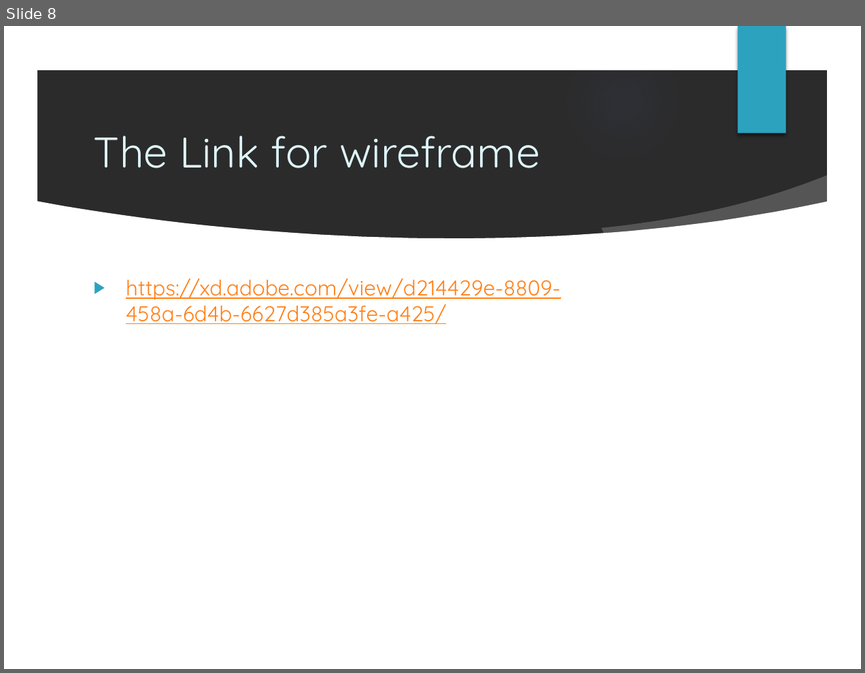
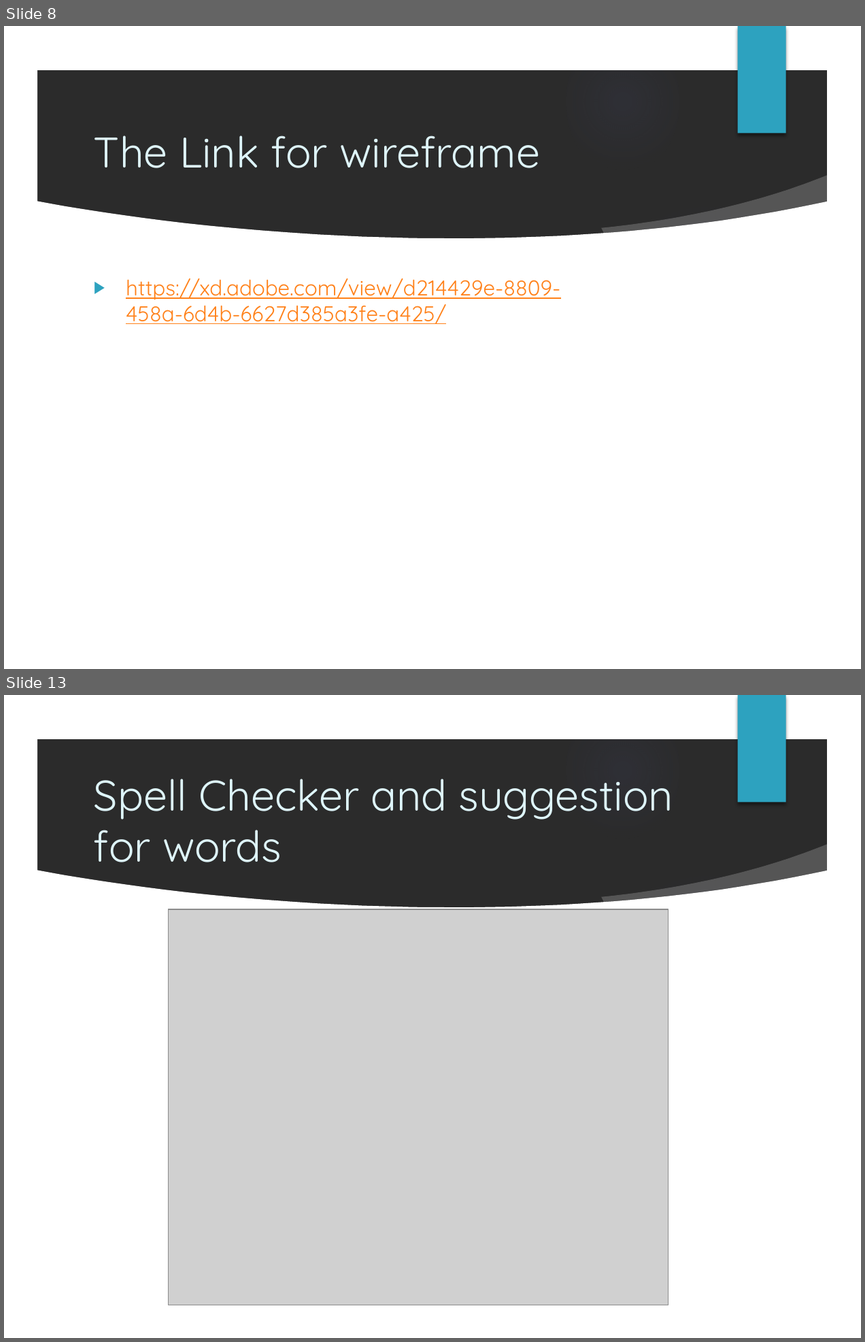
Before and after one commit to ritveak/Wordzone, a slide deck: review 1.pptx. Shown one above the other, each under a label of ours: slide 8 before the commit, slides 8 and 13 after it; the slides between them are not shown. The pictures are 865x673 and 865x1342 pixels, drawn with LibreOffice and Linux fonts; fonts in the diff are those of the drawing; grey boxes stand for pictures; background and template pictures are left out; a plain dark background stands for a picture behind light text. Boxes give left, top, right and bottom in pixels: in the first picture for what was removed or moved away, otherwise in the second. Text is boxed around its words. In the diff, an @@ line names an element or a change of style, - is before the commit and + after.

Commit message:
Added Spell checker. updated ppt. Hyper screen's formatting is pending

```diff
--- a/review 1.pptx
+++ b/review 1.pptx
@@ slide 13 added at <box>4,695,861,1338</box>, background picture (left out); not listed: 9 template elements that a slide beside it also shows @@
@@ title added at <box>94,779,673,862</box>, 36 pt, text #DEF5FA @@
+Spell Checker and suggestion for words
@@ picture added at <box>169,909,668,1304</box> @@
```
Also in this commit, not shown: 1 slide changed, 4 other slides added, 2 other files.
